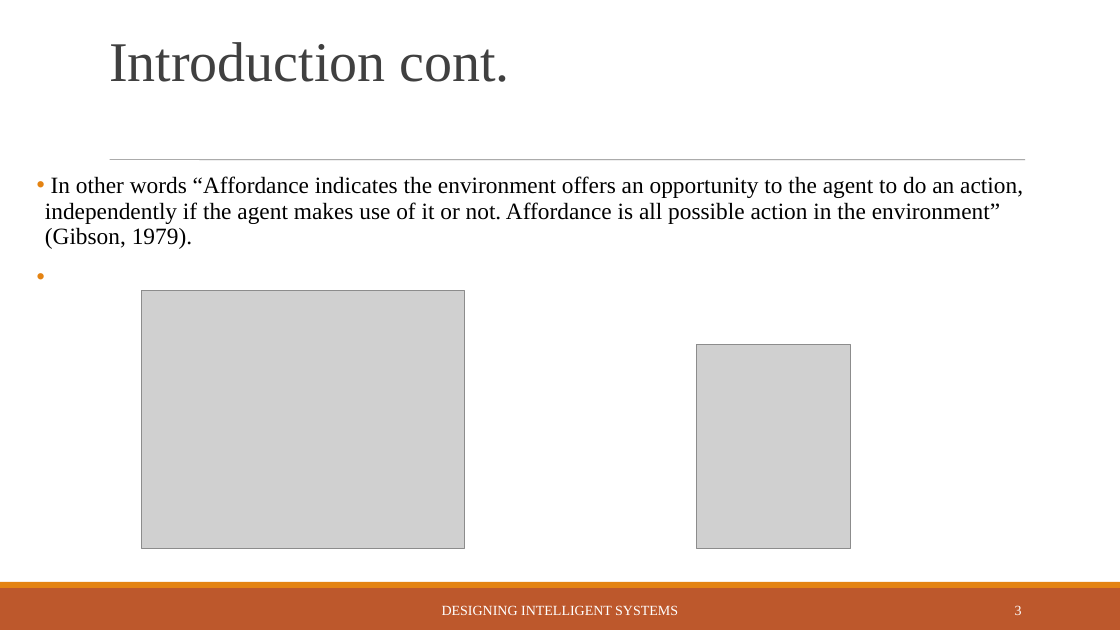
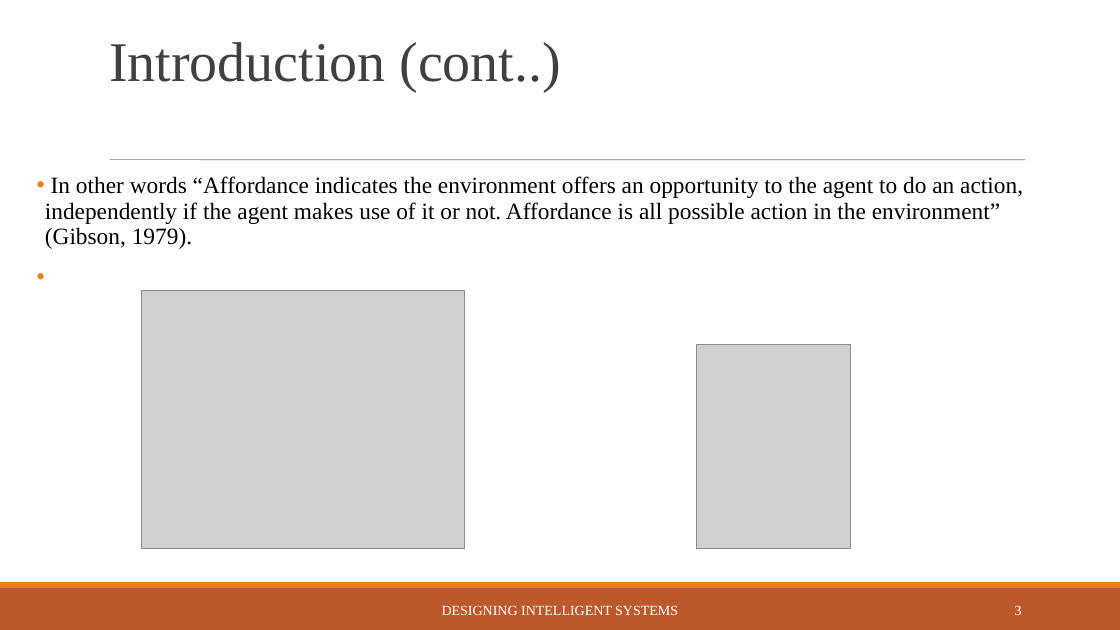
Before and after one commit to blurred-machine/The-Theory-of-Affordances, a slide deck: slide 3 of presentation/116CS0036.ppt. Drawn at 1120x630 pixels with LibreOffice and Linux fonts; fonts in the diff are those of the drawing; grey boxes stand for pictures. Boxes give left, top, right and bottom in pixels: in the first picture for what was removed or moved away, otherwise in the second. Text is boxed around its words. In the diff, an @@ line names an element or a change of style, - is before the commit and + after.

```diff
--- a/presentation/116CS0036.ppt
+++ b/presentation/116CS0036.ppt
@@ title at (109, 42, 562, 91): text changed @@
-Introduction cont.
+Introduction (cont..)
```
Also in this commit, not shown: 2 other slides changed, 6 slides added, 11 other files.
